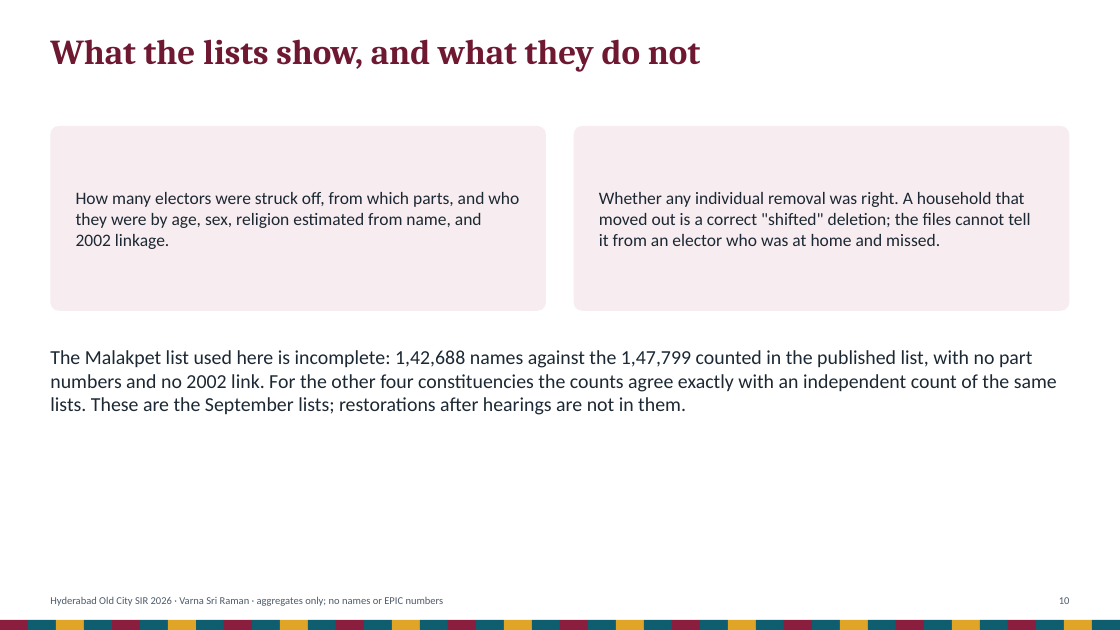
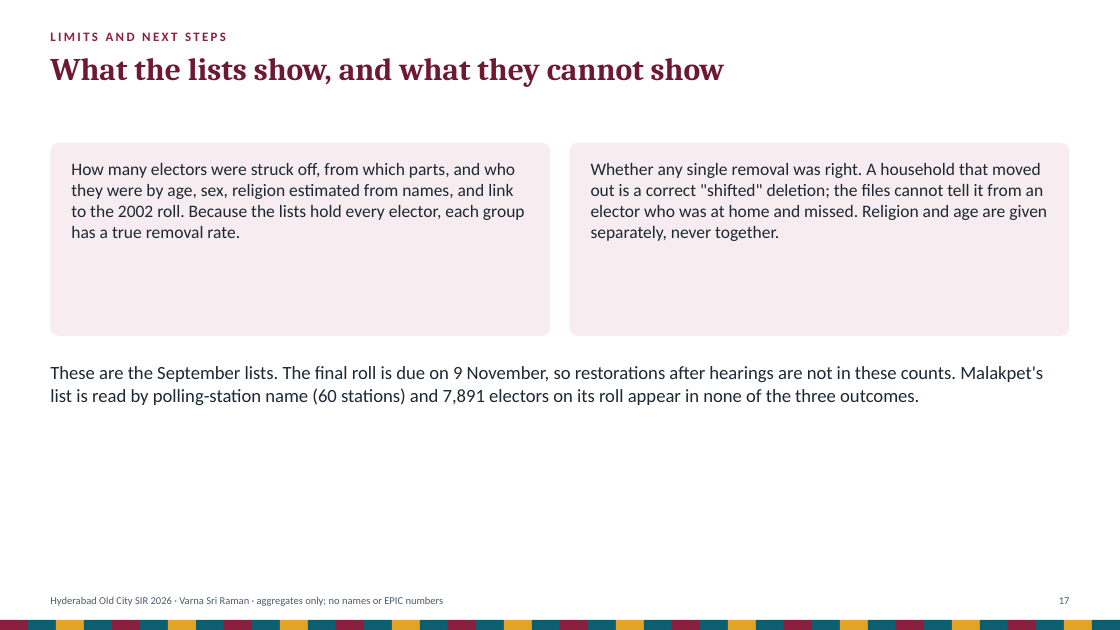
Before and after one commit to Varnasr/INDIA-DATA, a slide deck: slide 17 of reports/hyderabad-old-city-sir-2026-deck.pptx (slide 10 before the commit). Drawn at 1120x630 pixels with LibreOffice and Linux fonts; fonts in the diff are those of the drawing. Boxes give left, top, right and bottom in pixels: in the first picture for what was removed or moved away, otherwise in the second. Text is boxed around its words. In the diff, an @@ line names an element or a change of style, - is before the commit and + after.

```diff
--- a/reports/hyderabad-old-city-sir-2026-deck.pptx
+++ b/reports/hyderabad-old-city-sir-2026-deck.pptx
@@ text at box(50, 58, 724, 87): text changed; size 30 to 27 pt @@
-What the lists show, and what they do not
+What the lists show, and what they cannot show
@@ text added at box(50, 32, 226, 41), 11 pt, text #8B1E3F, bold @@
+LIMITS AND NEXT STEPS
@@ rounded rectangle: place and size @@
-rounded rectangle at box(50, 126, 546, 311)
+rounded rectangle at box(50, 143, 550, 336)
@@ rounded rectangle at box(50, 143, 550, 336): proportions changed @@
@@ rounded rectangle at box(570, 143, 1070, 336): proportions changed @@
@@ rounded rectangle: place and size @@
-rounded rectangle at box(574, 126, 1070, 311)
+rounded rectangle at box(570, 143, 1070, 336)
@@ text "How many electors were struck ..." at box(71, 163, 525, 238): vertical alignment middle to top @@
@@ text at box(71, 163, 525, 238): text changed @@
-How many electors were struck off, from which parts, and who they were by age, sex, religion estimated from name, and 2002 linkage.
+How many electors were struck off, from which parts, and who they were by age, sex, religion estimated from names, and link to the 2002 roll. Because the lists hold every elector, each group has a true removal rate.
@@ text at box(591, 163, 1047, 241): text changed @@
-Whether any individual removal was right. A household that moved out is a correct "shifted" deletion; the files cannot tell it from an elector who was at home and missed.
+Whether any single removal was right. A household that moved out is a correct "shifted" deletion; the files cannot tell it from an elector who was at home and missed. Religion and age are given separately, never together.
@@ text "Whether any single removal was ..." at box(591, 163, 1047, 241): vertical alignment middle to top @@
@@ text at box(50, 366, 1043, 405): text changed; size 17 to 16 pt @@
-The Malakpet list used here is incomplete: 1,42,688 names against the 1,47,799 counted in the published list, with no part numbers and no 2002 link. For the other four constituencies the counts agree exactly with an independent count of the same lists. These are the September lists; restorations after hearings are not in them.
+These are the September lists. The final roll is due on 9 November, so restorations after hearings are not in these counts. Malakpet's list is read by polling-station name (60 stations) and 7,891 electors on its roll appear in none of the three outcomes.
@@ text at box(1059, 597, 1070, 604): text changed @@
-10
+17
```
Also in this commit, not shown: 11 other slides changed, 8 slides added, 14 other files.
